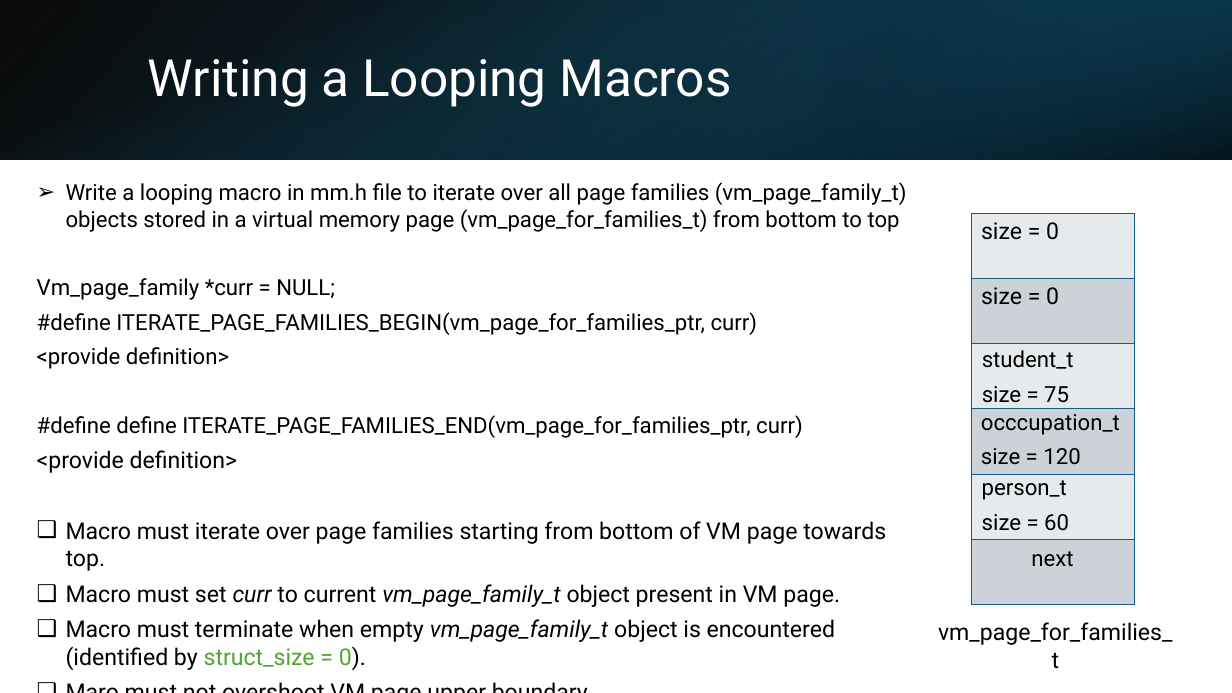
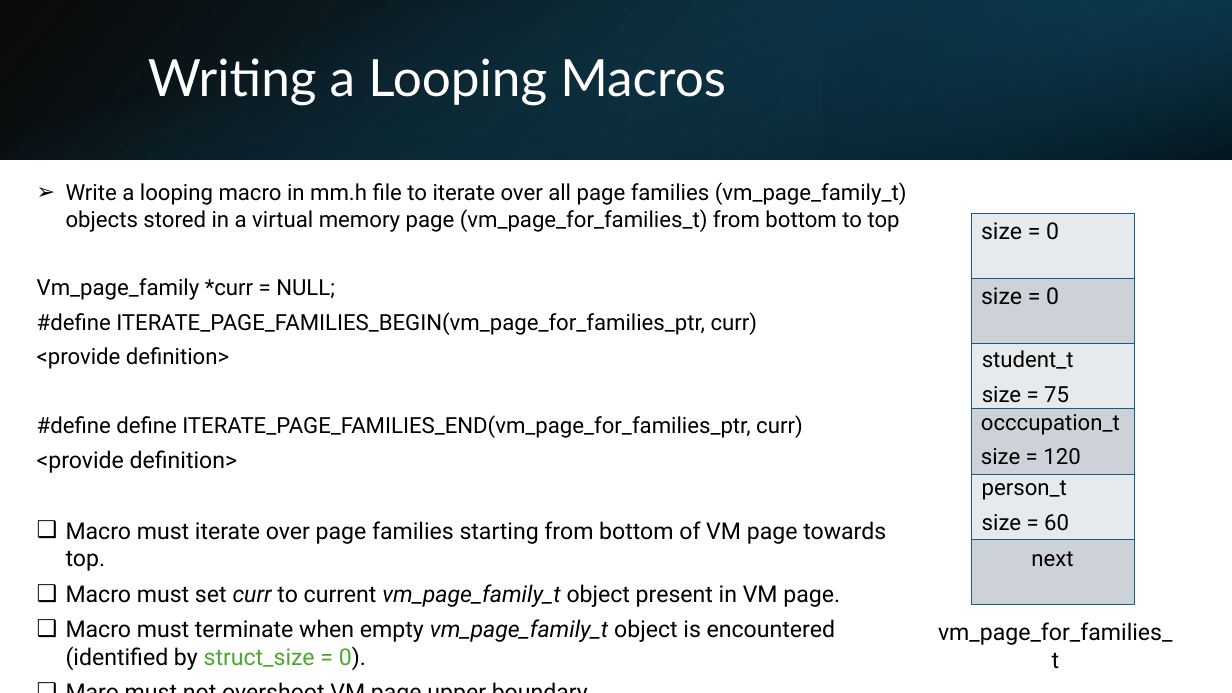
Before and after one commit to Mahmoud-Abdelraouf/STmicro-System-Programming-under-Linux, a slide deck: slide 24 of 04.Advanced/Tasks/Heap_Memory_Manager/HeapMemoryManager.pptx. Drawn at 1232x693 pixels with LibreOffice and Linux fonts; fonts in the diff are those of the drawing. Boxes give left, top, right and bottom in pixels: in the first picture for what was removed or moved away, otherwise in the second. Text is boxed around its words. In the diff, an @@ line names an element or a change of style, - is before the commit and + after.

```diff
--- a/04.Advanced/Tasks/Heap_Memory_Manager/HeapMemoryManager.pptx
+++ b/04.Advanced/Tasks/Heap_Memory_Manager/HeapMemoryManager.pptx
@@ title "Writing a Looping Macros" at [148,58,726,106]: font Roboto to Lato @@
```
Also in this commit, not shown: 6 other slides changed.
